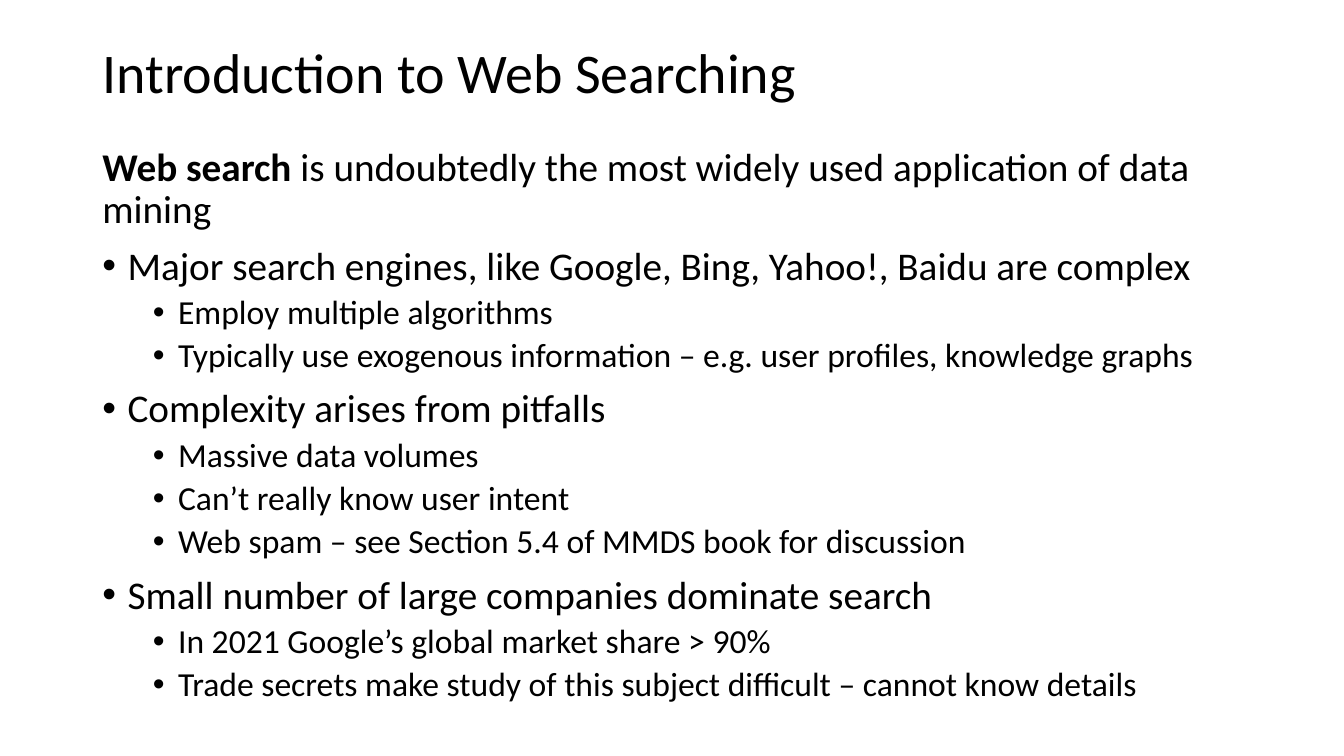
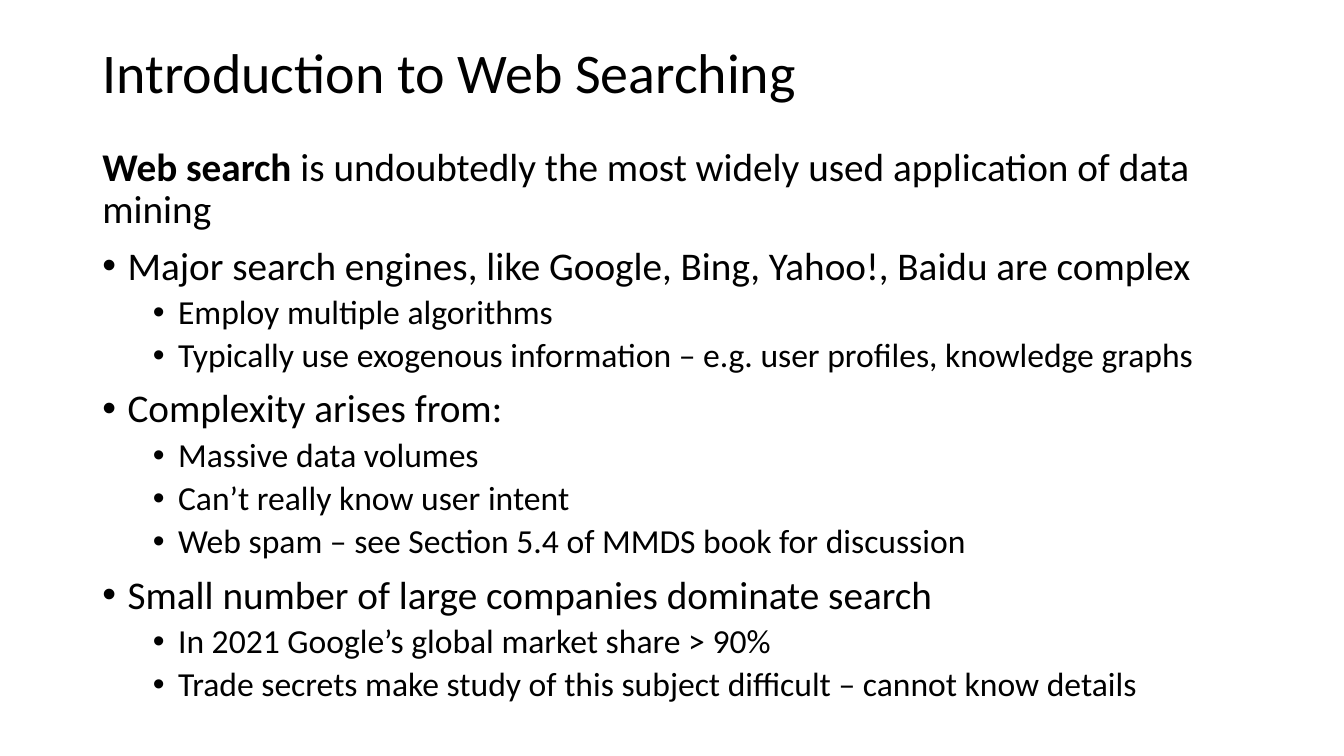
Before and after one commit to StephenElston/CSCI-E-108, a slide deck: slide 2 of slides/5_WebSearching.pptx. Drawn at 1344x756 pixels with LibreOffice and Linux fonts; fonts in the diff are those of the drawing. Boxes give left, top, right and bottom in pixels: in the first picture for what was removed or moved away, otherwise in the second. Text is boxed around its words. In the diff, an @@ line names an element or a change of style, - is before the commit and + after.

```diff
--- a/slides/5_WebSearching.pptx
+++ b/slides/5_WebSearching.pptx
@@ text at <box>128,394,502,429</box>: text changed @@
-• Complexity arises from pitfalls
+• Complexity arises from:
```
Also in this commit, not shown: 1 other slide changed, 2 slides added, 1 other file.
